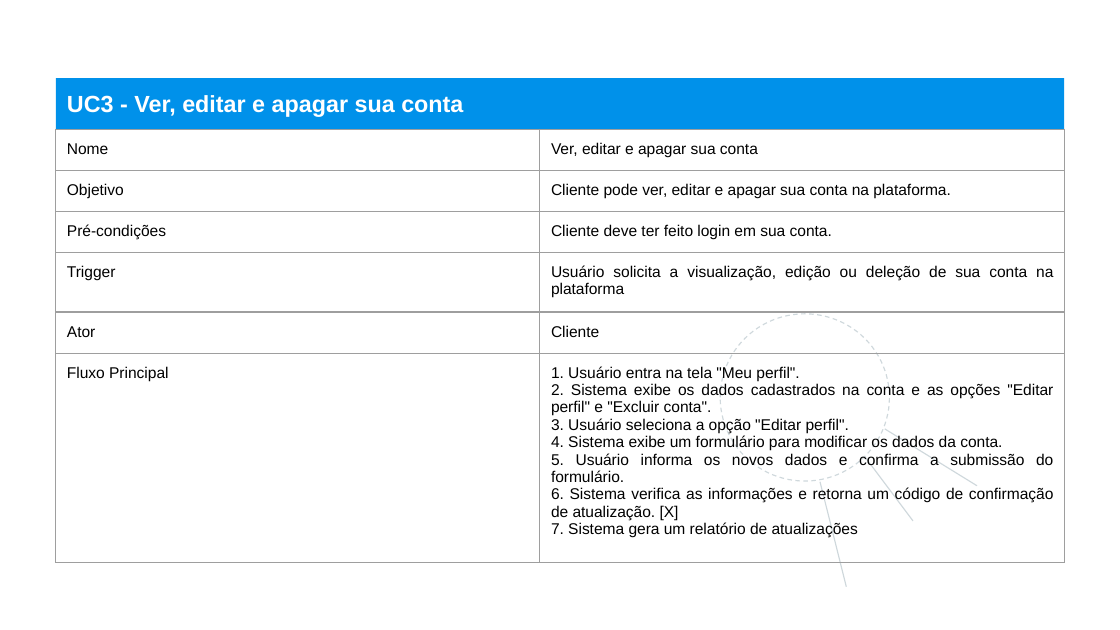
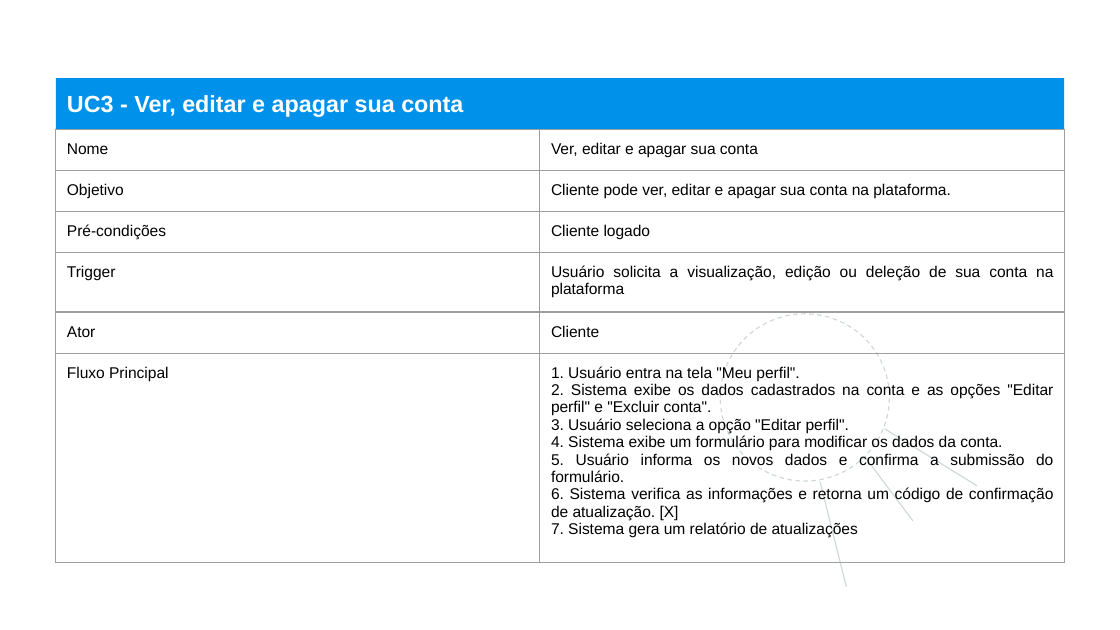
Before and after one commit to HugoBianquini/Projeto-de-Software, a slide deck: slide 15 of Slides com todos os Casos de Uso Descritos - Seminário 1.pptx. Drawn at 1120x630 pixels with LibreOffice and Linux fonts; fonts in the diff are those of the drawing; background and template pictures are left out. Boxes give left, top, right and bottom in pixels: in the first picture for what was removed or moved away, otherwise in the second. Text is boxed around its words. In the diff, an @@ line names an element or a change of style, - is before the commit and + after.

```diff
--- a/Slides com todos os Casos de Uso Descritos - Seminário 1.pptx
+++ b/Slides com todos os Casos de Uso Descritos - Seminário 1.pptx
@@ table at (56,129,1064,541) @@
-row 3, column 2: Cliente deve ter feito login em sua conta.
+row 3, column 2: Cliente logado
```
Also in this commit, not shown: 4 other slides changed.
